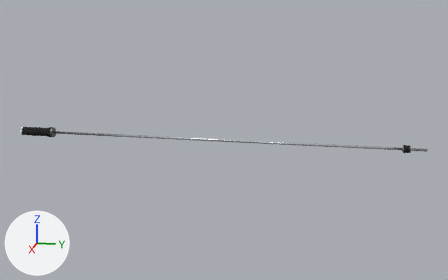
A saved change to the glTF model assets/rods/pro_league/fuzeball_rod_3man.glb.
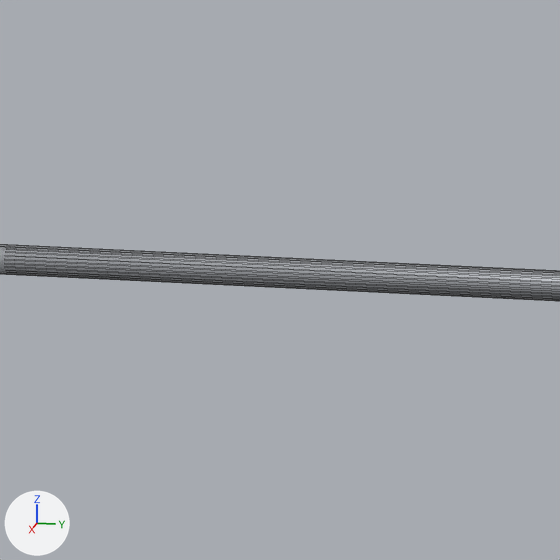
The first picture shows the older version from a 50 mm lens placed at (174.6, 37.7, 43.8), pointed at (-0.7, 2.7, 0.0). The close-ups show the older and then the newer version on the part from 28% to 38% of the width and 41% to 58% of the height of that picture. Only the edits that show in the close-ups are written down. Arrows for +X, +Y and +Z are at lower left; the lights stay in place. The close-ups show mesh edges as thin lines. Where no turn or scale is listed for an object, it has been applied to the vertices.

Objects in the first close-up: 'rod3_bar.002'.
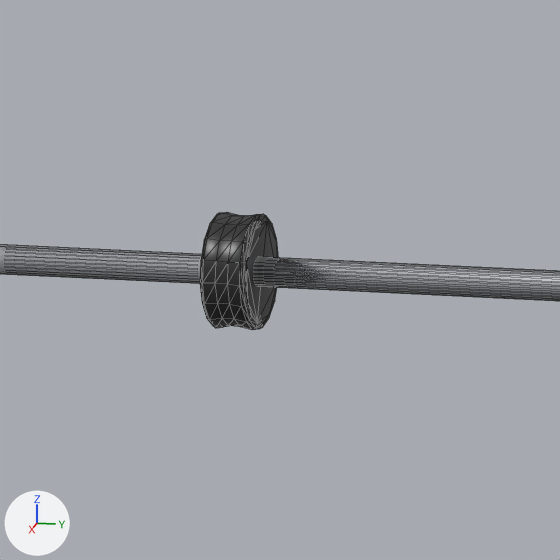
Boxes (x1, y1, x2, y2) around the edits, measured in the close-ups (560 x 560 px):
'CylinderL', added: after (200, 212, 279, 330)

The change in detail:
Material 'bumper.004' (mat_bumper_004) is new.
Its base color is (0.0215, 0.0215, 0.0215) (black #282828).
Its roughness is 0.361.
Mesh me_cylinder_006 is new.
It has 128 vertices, 252 faces and spans x -1.51..1.51, y -0.61..0.61, z -1.51..1.51.
It uses material mat_bumper_004 (black #282828).
Object 'CylinderL' (ob_cylinderl) is new; it shows me_cylinder_006.
Its location is (0.0, -21.8, 0.0).
